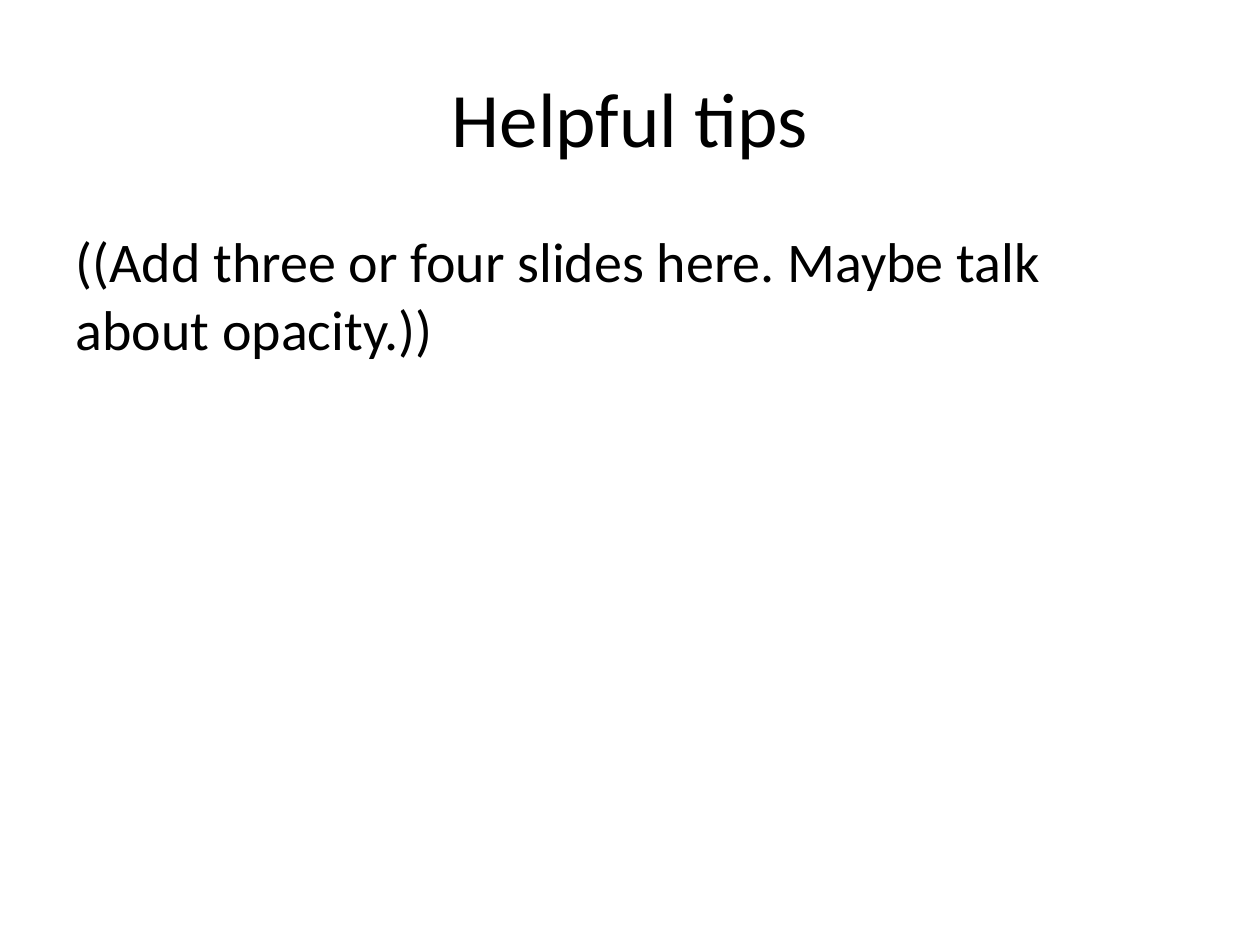
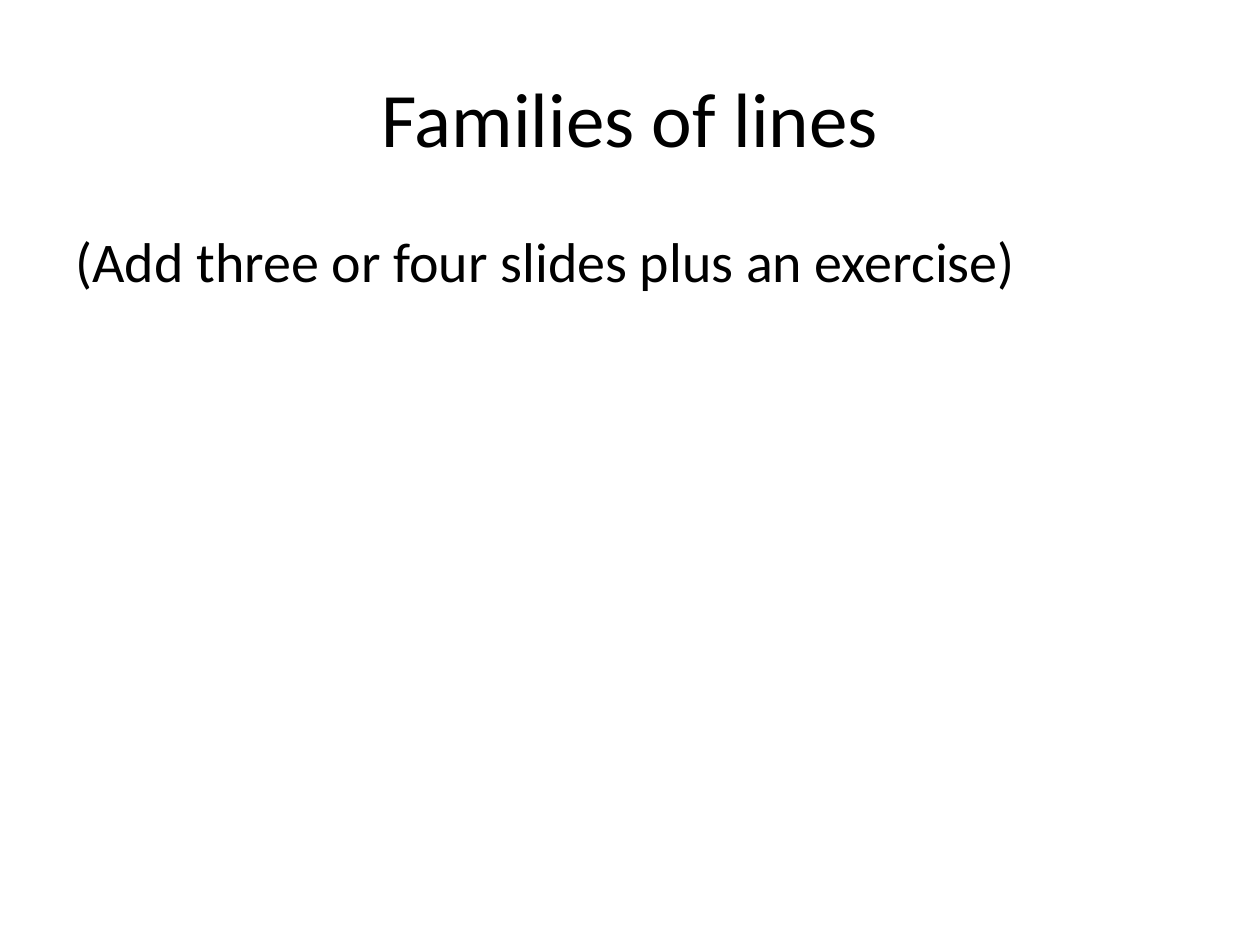
Before and after one commit to pmean/data-visualization, a slide deck: slide 53 of data-viz-03/src/complete-lecture-linegraphs.pptx (slide 45 before the commit). Drawn at 1260x945 pixels with LibreOffice and Linux fonts; fonts in the diff are those of the drawing. Boxes give left, top, right and bottom in pixels: in the first picture for what was removed or moved away, otherwise in the second. Text is boxed around its words. In the diff, an @@ line names an element or a change of style, - is before the commit and + after.

```diff
--- a/data-viz-03/src/complete-lecture-linegraphs.pptx
+++ b/data-viz-03/src/complete-lecture-linegraphs.pptx
@@ title at <box>382,93,877,148</box>: text changed @@
-Helpful tips
+Families of lines
@@ text at <box>76,241,1015,291</box>: text changed @@
-((Add three or four slides here. Maybe talk about opacity.))
+(Add three or four slides plus an exercise)
```
Also in this commit, not shown: 16 other slides changed, 52 slides added, 23 slides removed, 5 other files.
